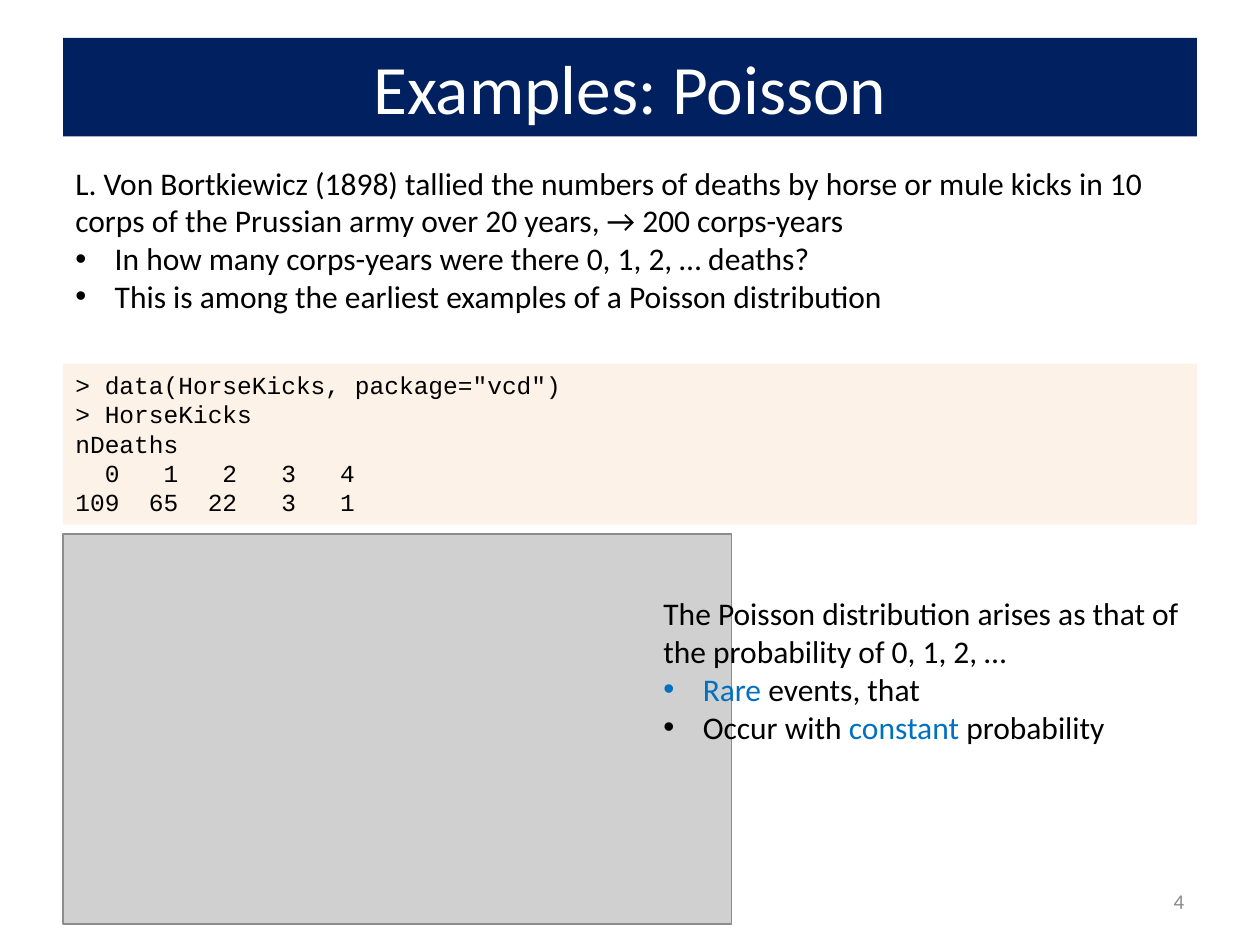
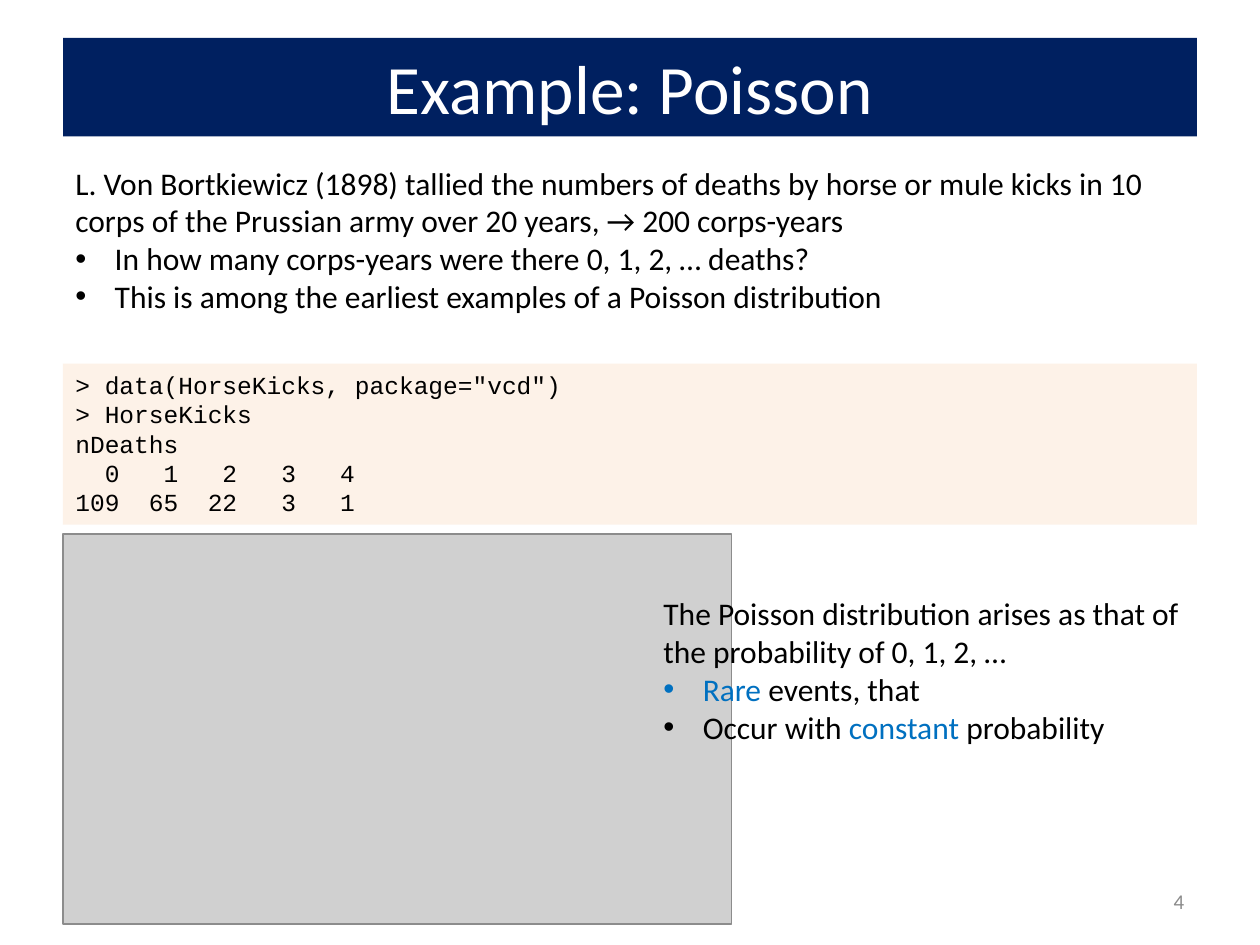
Before and after one commit to friendly/psy6136, a slide deck: slide 4 of docs/lectures/02-Discrete.pptx. Drawn at 1260x945 pixels with LibreOffice and Linux fonts; fonts in the diff are those of the drawing; grey boxes stand for pictures. Boxes give left, top, right and bottom in pixels: in the first picture for what was removed or moved away, otherwise in the second. Text is boxed around its words. In the diff, an @@ line names an element or a change of style, - is before the commit and + after.

```diff
--- a/docs/lectures/02-Discrete.pptx
+++ b/docs/lectures/02-Discrete.pptx
@@ title at (387,66,873,126): text changed @@
-Examples: Poisson
+Example: Poisson
```
Also in this commit, not shown: 11 other slides changed, 5 slides added, 11 other files.
